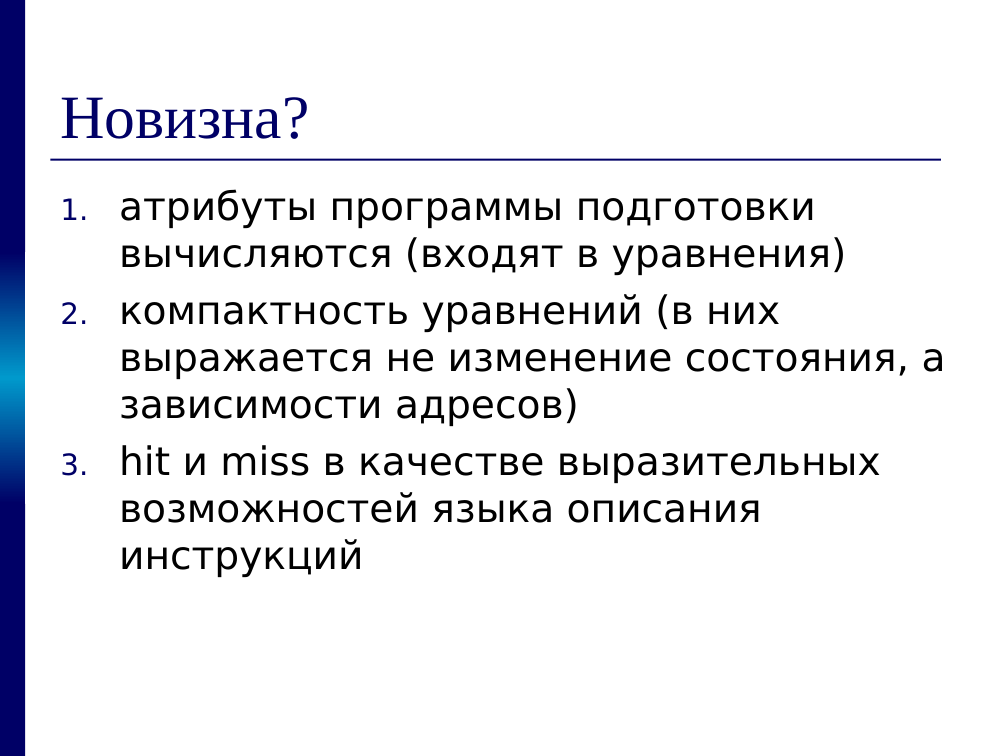
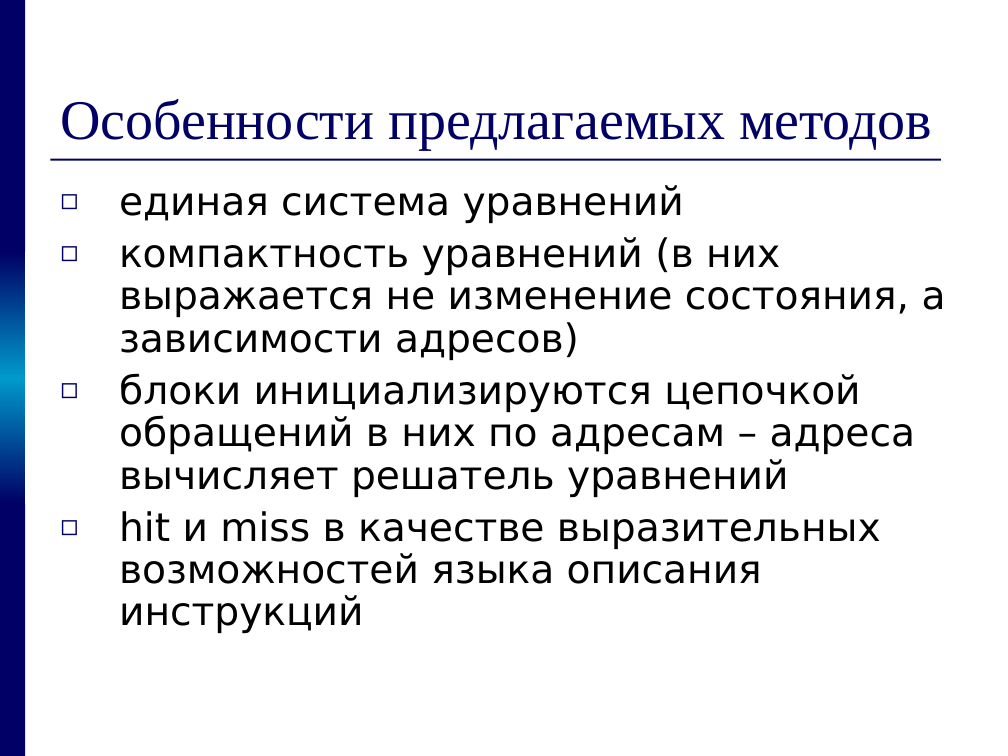
Before and after one commit to kornevgen/tesla-project, a slide deck: slide 16 of papers/THESIS/talks/pred/prethesis9.ppt. Drawn at 1008x756 pixels with LibreOffice and Linux fonts; fonts in the diff are those of the drawing. Boxes give left, top, right and bottom in pixels: in the first picture for what was removed or moved away, otherwise in the second. Text is boxed around its words. In the diff, an @@ line names an element or a change of style, - is before the commit and + after.

```diff
--- a/papers/THESIS/talks/pred/prethesis9.ppt
+++ b/papers/THESIS/talks/pred/prethesis9.ppt
@@ title at [60,99,932,150]: text changed; size 44 to 40 pt @@
-Новизна?
+Особенности предлагаемых методов
@@ text at [119,185,684,223]: text changed @@
-1. атрибуты программы подготовки вычисляются (входят в уравнения)
+◻ единая система уравнений
@@ text at [119,237,946,633]: bullet 1. to ◻; line spacing 1 to 0.9 @@
@@ text at [119,373,916,497]: paragraph added @@
+◻ блоки инициализируются цепочкой обращений в них по адресам – адреса вычисляет решатель уравнений
```
Also in this commit, not shown: 10 other slides changed, 2 slides added, 2 slides removed.
